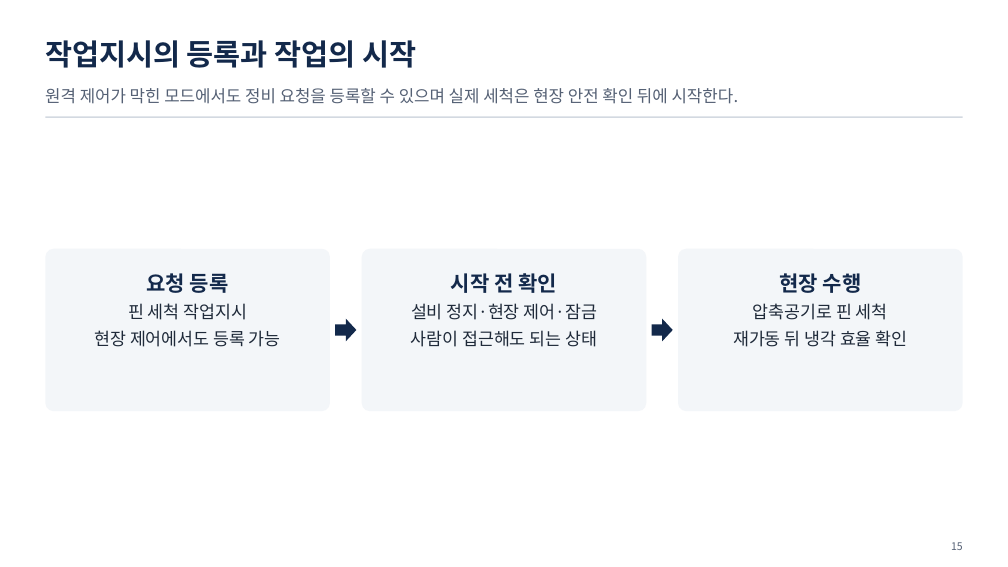
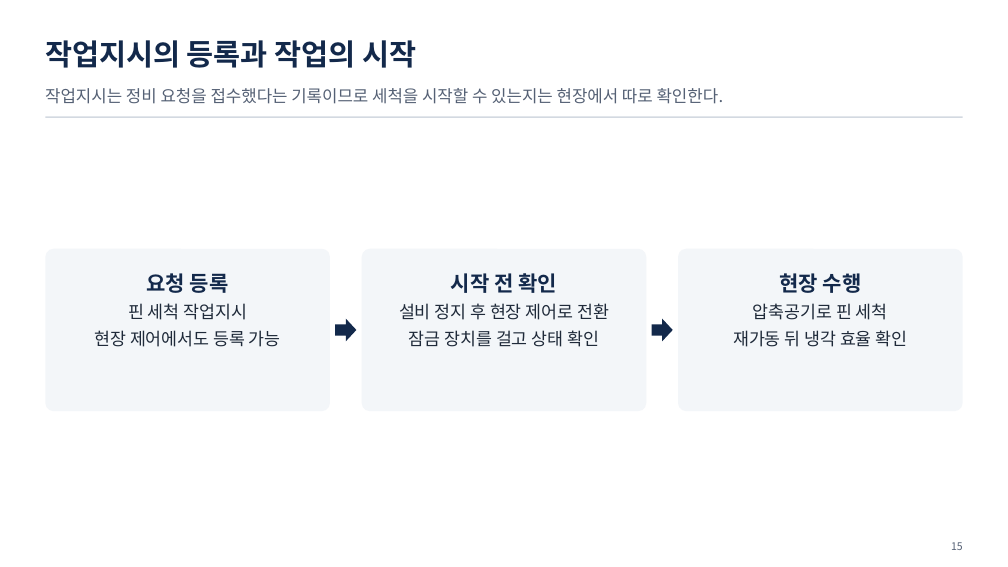
Before and after one commit to uengine-oss/hyd-iot-edu, a slide deck: slide 15 of workspace/강의제작/산출물/통합반/이론/03회차/통합반_03일차.pptx. Drawn at 1008x567 pixels with LibreOffice and Linux fonts; fonts in the diff are those of the drawing. Boxes give left, top, right and bottom in pixels: in the first picture for what was removed or moved away, otherwise in the second. Text is boxed around its words. In the diff, an @@ line names an element or a change of style, - is before the commit and + after.

Commit message:
통합 3회차 첫 단원에서 정비 잠금과 완화·세척 완료 근거를 구별

```diff
--- a/workspace/강의제작/산출물/통합반/이론/03회차/통합반_03일차.pptx
+++ b/workspace/강의제작/산출물/통합반/이론/03회차/통합반_03일차.pptx
@@ text at box(45, 88, 724, 104): text changed @@
-원격 제어가 막힌 모드에서도 정비 요청을 등록할 수 있으며 실제 세척은 현장 안전 확인 뒤에 시작한다.
+작업지시는 정비 요청을 접수했다는 기록이므로 세척을 시작할 수 있는지는 현장에서 따로 확인한다.
@@ text at box(399, 303, 609, 347): text changed @@
-설비 정지·현장 제어·잠금
-사람이 접근해도 되는 상태
+설비 정지 후 현장 제어로 전환
+잠금 장치를 걸고 상태 확인
```
Also in this commit, not shown: 1 other slide changed, 2 other files.
